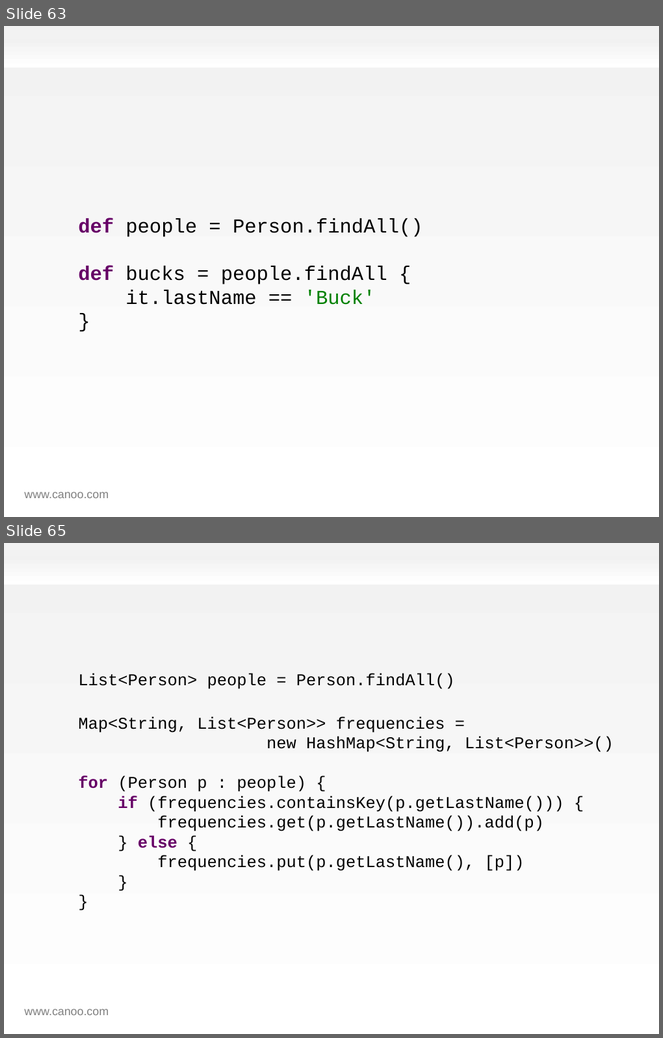
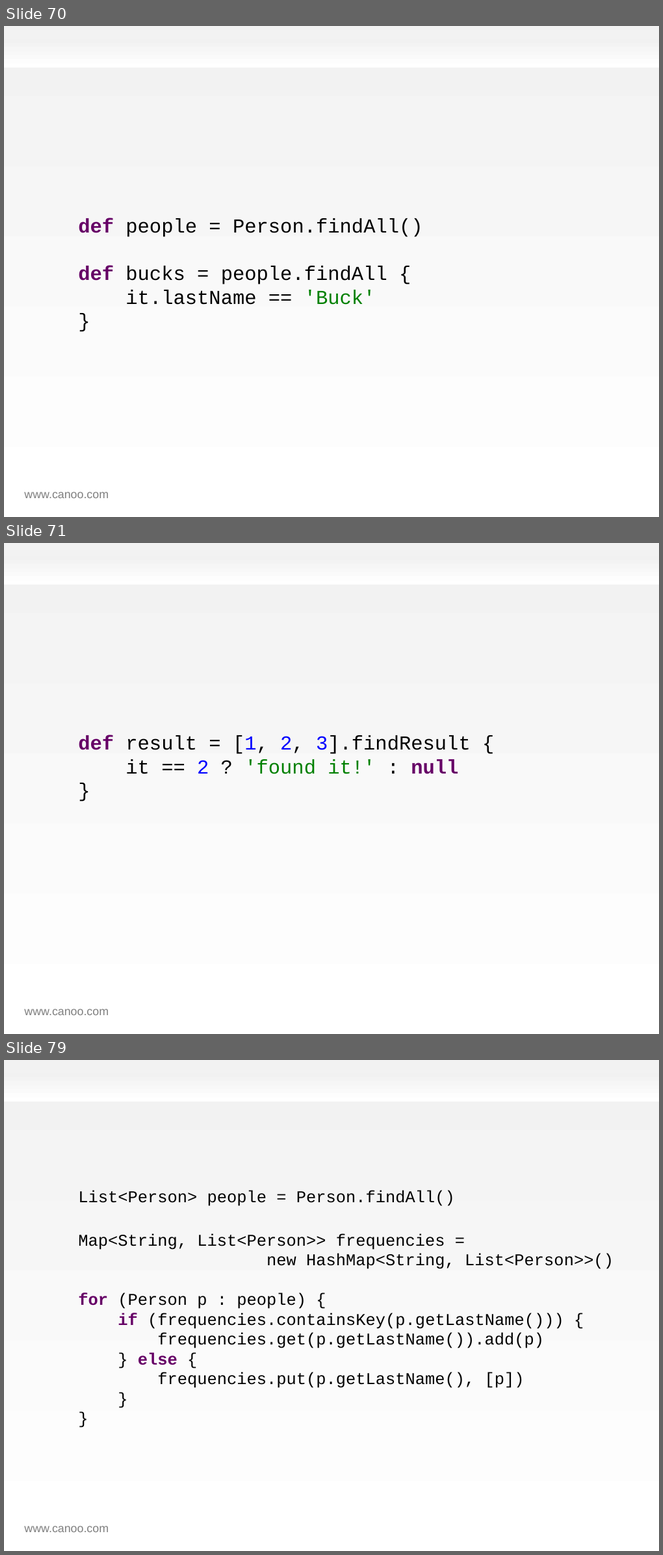
Before and after one commit to HamletDRC/presentations, a slide deck: effectivegroovy/effectivegroovy.odp. Shown one above the other, each under a label of ours: slides 63 and 65 before the commit, slides 70, 71 and 79 after it; the slides between them are not shown. The pictures are 663x1038 and 663x1555 pixels, drawn with LibreOffice and Linux fonts; fonts in the diff are those of the drawing; background and template pictures are left out. Boxes give left, top, right and bottom in pixels: in the first picture for what was removed or moved away, otherwise in the second. Text is boxed around its words. In the diff, an @@ line names an element or a change of style, - is before the commit and + after.

Commit message:
added take command and renamed many files so that I can find them again later. y

```diff
--- a/effectivegroovy/effectivegroovy.odp
+++ b/effectivegroovy/effectivegroovy.odp
@@ slide 71 added at box(4, 543, 659, 1034), background gradient #F2F2F2 to #FFFFFF; not listed: 2 template elements that a slide beside it also shows @@
@@ text added at box(78, 735, 471, 774), 24 pt, text #000000 @@
+def result = [1, 2, 3].findResult {
+it == 2 ? 'found it!' : null
+}
@@ what was slide 63 is now slide 70 @@
@@ what was slide 65 is now slide 79 @@
```
Also in this commit, not shown: 2 slides changed, 16 other slides added, 14 other files.
